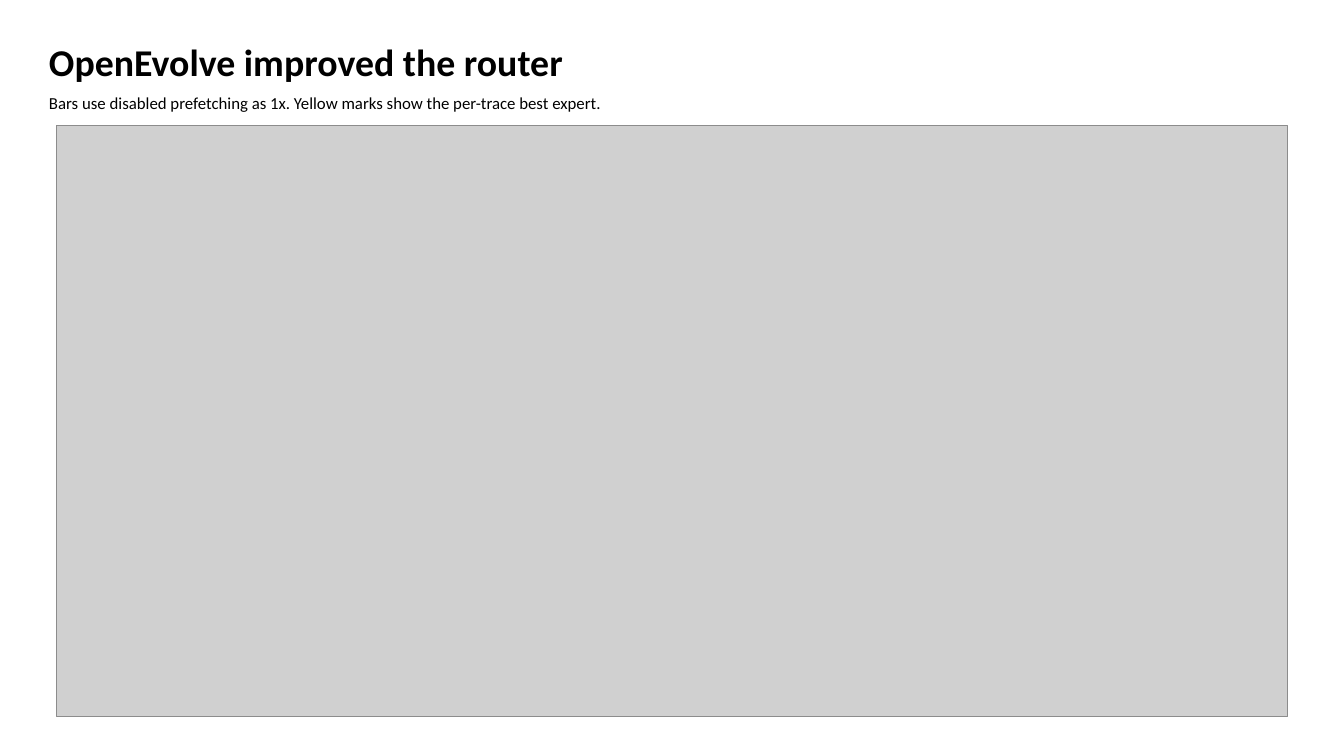
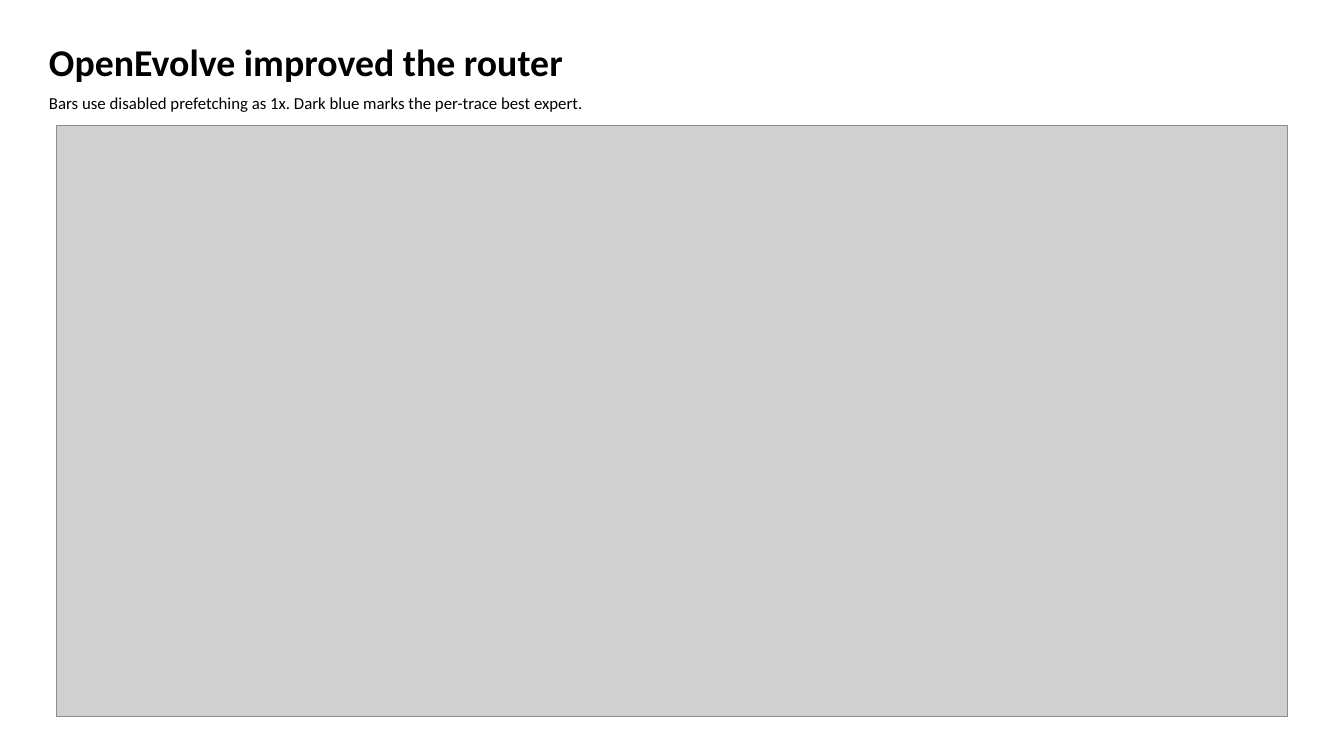
Before and after one commit to GithuBarry/Mixture-of-Prefetchers, a slide deck: slide 4 of slides/mop_stage2_final/output/output.pptx. Drawn at 1344x756 pixels with LibreOffice and Linux fonts; fonts in the diff are those of the drawing; grey boxes stand for pictures. Boxes give left, top, right and bottom in pixels: in the first picture for what was removed or moved away, otherwise in the second. Text is boxed around its words. In the diff, an @@ line names an element or a change of style, - is before the commit and + after.

Commit message:
Use dark blue best expert references

```diff
--- a/slides/mop_stage2_final/output/output.pptx
+++ b/slides/mop_stage2_final/output/output.pptx
@@ text at bbox=[49, 97, 582, 112]: text changed @@
-Bars use disabled prefetching as 1x. Yellow marks show the per-trace best expert.
+Bars use disabled prefetching as 1x. Dark blue marks the per-trace best expert.
```
Also in this commit, not shown: 8 other files.
